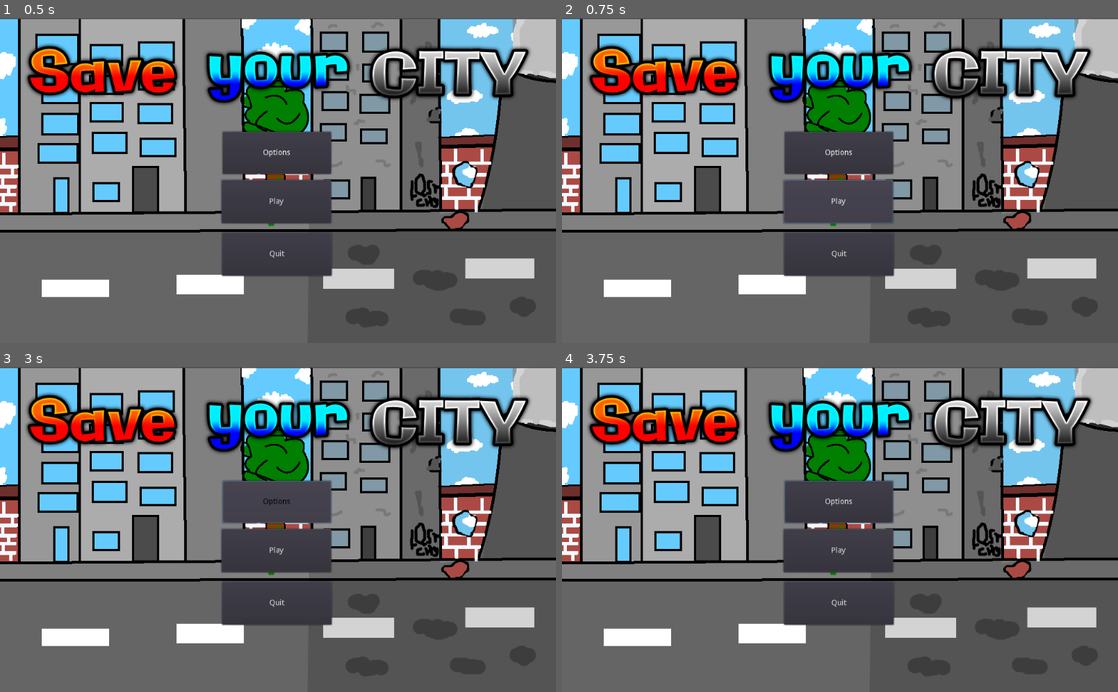
Above: before the commit, frames 1-4 (two rows, left to right).
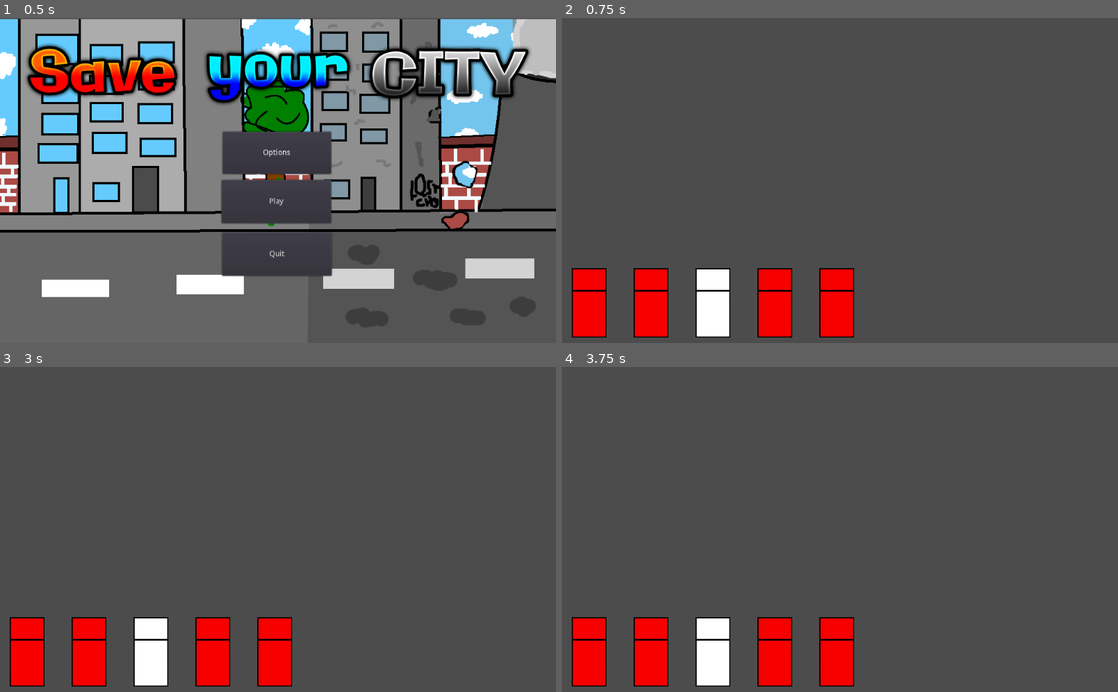
Above: after the commit, the same moments.

Repository: Jugendhackt/SaveYourCity
Game: Godot game, scene res://scenes/MainMenu.tscn
The game is run twice, just before and just after one commit, with the same random seed, the same clock (stepped at 60 frames per second) and the same inputs.
Inputs (mouse positions are in pixels of both pictures, inside the frame that each line leads up to):
- Up to frame 1 (0.5 s): no input
- Up to frame 2 (0.75 s): click "Play" at 0.5 s
- Up to frame 3 (3 s): click (278, 552) at 1.25 s, where only the run before the commit has a clickable "Play"; click (278, 552) at 2 s, where only the run before the commit has a clickable "Play"; click (278, 500) at 2.75 s, where only the run before the commit has a clickable "Options"
- Up to frame 4 (3.75 s): move the mouse to (962, 513) at 3.52 s; click (962, 513) at 3.6 s

Frame 1 is identical in both runs. In frame 2, 72% of the frame differs, in the area x 0-100%, y 0-100%; in frame 3, 72%; in frame 4, 72%.

Commit message:
hintergrundmusik hinzugefügt

Diff:
--- a/project.godot
+++ b/project.godot
@@ -19,18 +19,6 @@
 run/main_scene="res://scenes/MainMenu.tscn"
 config/icon="res://icon.png"
 
-[input]
-
-game_click={
-"deadzone": 0.5,
-"events": [ Object(InputEventMouseButton,"resource_local_to_scene":false,"resource_name":"","device":0,"alt":false,"shift":false,"control":false,"meta":false,"command":false,"button_mask":0,"position":Vector2( 0, 0 ),"global_position":Vector2( 0, 0 ),"factor":1.0,"button_index":1,"pressed":false,"doubleclick":false,"script":null)
- ]
-}
-player_right={
-"deadzone": 0.5,
-"events": [  ]
-}
-
 [rendering]
 
 environment/default_environment="res://default_env.tres"
--- a/scenes/MainMenu.tscn
+++ b/scenes/MainMenu.tscn
@@ -1,9 +1,10 @@
-[gd_scene load_steps=5 format=2]
+[gd_scene load_steps=6 format=2]
 
 [ext_resource path="res://sprites/backgorund game save your city.png" type="Texture" id=1]
 [ext_resource path="res://scripts/Play.gd" type="Script" id=2]
 [ext_resource path="res://scripts/Options.gd" type="Script" id=3]
 [ext_resource path="res://scripts/Quit.gd" type="Script" id=4]
+[ext_resource path="res://audio/Solve The Puzzle.ogg" type="AudioStream" id=5]
 
 [node name="MainMenu" type="Node2D"]
 
@@ -40,3 +41,8 @@
 margin_bottom = 476.175
 text = "Quit"
 script = ExtResource( 4 )
+
+[node name="AudioStreamPlayer" type="AudioStreamPlayer" parent="."]
+stream = ExtResource( 5 )
+volume_db = -17.167
+autoplay = true
--- /dev/null
+++ b/scenes/TextureRect.gd
@@ -0,0 +1,18 @@
+func some_function(param1, param2):
+    var local_var = 5
+
+    if param1 < local_var:
+        print(param1)
+    elif param2 > 5:
+        print(param2)
+    else:
+        print("Fail!")
+
+    for i in range(20):
+        print(i)
+
+    while param2 != 0:
+        param2 -= 1
+
+    var local_var2 = param1 + 3
+    return local_var2
--- a/scenes/World.tscn
+++ b/scenes/World.tscn
@@ -1,28 +1,26 @@
-[gd_scene load_steps=7 format=2]
+[gd_scene load_steps=6 format=2]
 
-[ext_resource path="res://GlobalVars.gd" type="Script" id=1]
-[ext_resource path="res://scenes/CardStack.tscn" type="PackedScene" id=2]
-[ext_resource path="res://scripts/CardStack.gd" type="Script" id=3]
-[ext_resource path="res://scripts/HandCards.gd" type="Script" id=4]
-[ext_resource path="res://cards/Card.tscn" type="PackedScene" id=5]
-[ext_resource path="res://scenes/Slot.tscn" type="PackedScene" id=6]
+[ext_resource path="res://scenes/CardStack.tscn" type="PackedScene" id=1]
+[ext_resource path="res://scripts/CardStack.gd" type="Script" id=2]
+[ext_resource path="res://scripts/HandCards.gd" type="Script" id=3]
+[ext_resource path="res://cards/Card.tscn" type="PackedScene" id=4]
+[ext_resource path="res://scenes/Slot.tscn" type="PackedScene" id=5]
 
 [node name="World" type="Node2D"]
 
 [node name="GlobalVars" type="Node2D" parent="."]
-script = ExtResource( 1 )
 
-[node name="CardStack" parent="." instance=ExtResource( 2 )]
-script = ExtResource( 3 )
+[node name="CardStack" parent="." instance=ExtResource( 1 )]
+script = ExtResource( 2 )
 
 [node name="HandCards" type="Node2D" parent="."]
-script = ExtResource( 4 )
+script = ExtResource( 3 )
 padding = Vector2( 50, 10 )
 
-[node name="Card" parent="HandCards" instance=ExtResource( 5 )]
+[node name="Card" parent="HandCards" instance=ExtResource( 4 )]
 visible = false
 
 [node name="Slots" type="Node2D" parent="."]
 
-[node name="Slot" parent="Slots" instance=ExtResource( 6 )]
+[node name="Slot" parent="Slots" instance=ExtResource( 5 )]
 visible = false
Not shown, added: audio/Solve The Puzzle.ogg.import
Binary file added: sprites/Unbenannt.png
Not shown, added: sprites/Unbenannt.png.import
Not shown, added: audio/Solve The Puzzle.ogg
